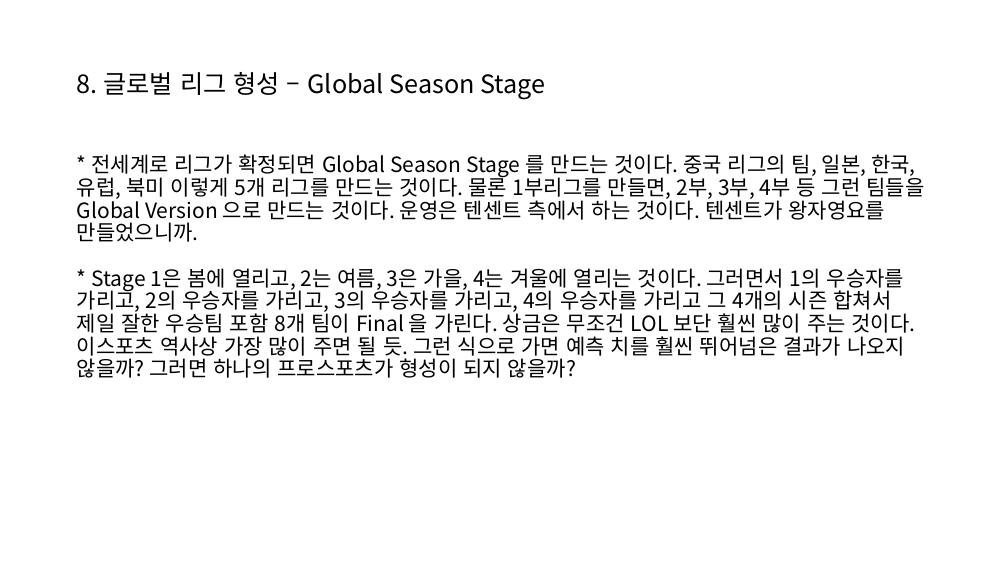
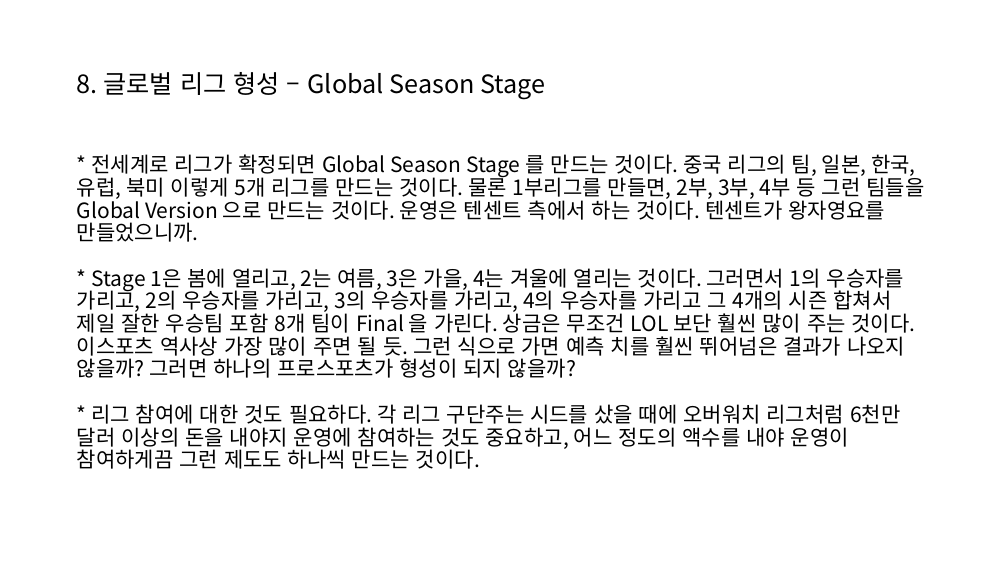
Before and after one commit to moaol85/Tech_Lv_absolute_infinite, a slide deck: slide 12 of 왕자영요.pptx. Drawn at 1008x567 pixels with LibreOffice and Linux fonts; fonts in the diff are those of the drawing. Boxes give left, top, right and bottom in pixels: in the first picture for what was removed or moved away, otherwise in the second. Text is boxed around its words. In the diff, an @@ line names an element or a change of style, - is before the commit and + after.

```diff
--- a/왕자영요.pptx
+++ b/왕자영요.pptx
@@ text at [77, 154, 924, 469]: text changed @@
-* 전세계로 리그가 확정되면 Global Season Stage 를 만드는 것이다. 중국 리그의 팀, 일본, 한국, 유럽, 북미 이렇게 5개 리그를 만드는 것이다. 물론 1부리그를 만들면, 2부, 3부, 4부 등 그런 팀들을 Global Version 으로 만드는 것이다. 운영은 텐센트 측에서 하는 것이다. 텐센트가 왕자영요를 만들었으니까.
-* Stage 1은 봄에 열리고, 2는 여름, 3은 가을, 4는 겨울에 열리는 것이다. 그러면서 1의 우승자를 가리고, 2의 우승자를 가리고, 3의 우승자를 가리고, 4의 우승자를 가리고 그 4개의 시즌 합쳐서 제일 잘한 우승팀 포함 8개 팀이 Final 을 가린다. 상금은 무조건 LOL 보단 훨씬 많이 주는 것이다. 이스포츠 역사상 가장 많이 주면 될 듯. 그런 식으로 가면 예측 치를 훨씬 뛰어넘은 결과가 나오지 않을까? 그러면 하나의 프로스포츠가 형성이 되지 않을까?
+* 전세계로 리그가 확정되면 Global Season Stage 를 만드는 것이다. 중국 리그의 팀, 일본, 한국, 유럽, 북미 이렇게 5개 리그를 만드는 것이다. 물론 1부리그를 만들면, 2부, 3부, 4부 등 그런 팀들을 Global Version 으로 만드는 것이다. 운영은 텐센트 측에서 하는 것이다. 텐센트가 왕자영요를 만들었으니까.
+* Stage 1은 봄에 열리고, 2는 여름, 3은 가을, 4는 겨울에 열리는 것이다. 그러면서 1의 우승자를 가리고, 2의 우승자를 가리고, 3의 우승자를 가리고, 4의 우승자를 가리고 그 4개의 시즌 합쳐서 제일 잘한 우승팀 포함 8개 팀이 Final 을 가린다. 상금은 무조건 LOL 보단 훨씬 많이 주는 것이다. 이스포츠 역사상 가장 많이 주면 될 듯. 그런 식으로 가면 예측 치를 훨씬 뛰어넘은 결과가 나오지 않을까? 그러면 하나의 프로스포츠가 형성이 되지 않을까?
+* 리그 참여에 대한 것도 필요하다. 각 리그 구단주는 시드를 샀을 때에 오버워치 리그처럼 6천만 달러 이상의 돈을 내야지 운영에 참여하는 것도 중요하고, 어느 정도의 액수를 내야 운영이 참여하게끔 그런 제도도 하나씩 만드는 것이다.
```
Also in this commit, not shown: 1 other file.
